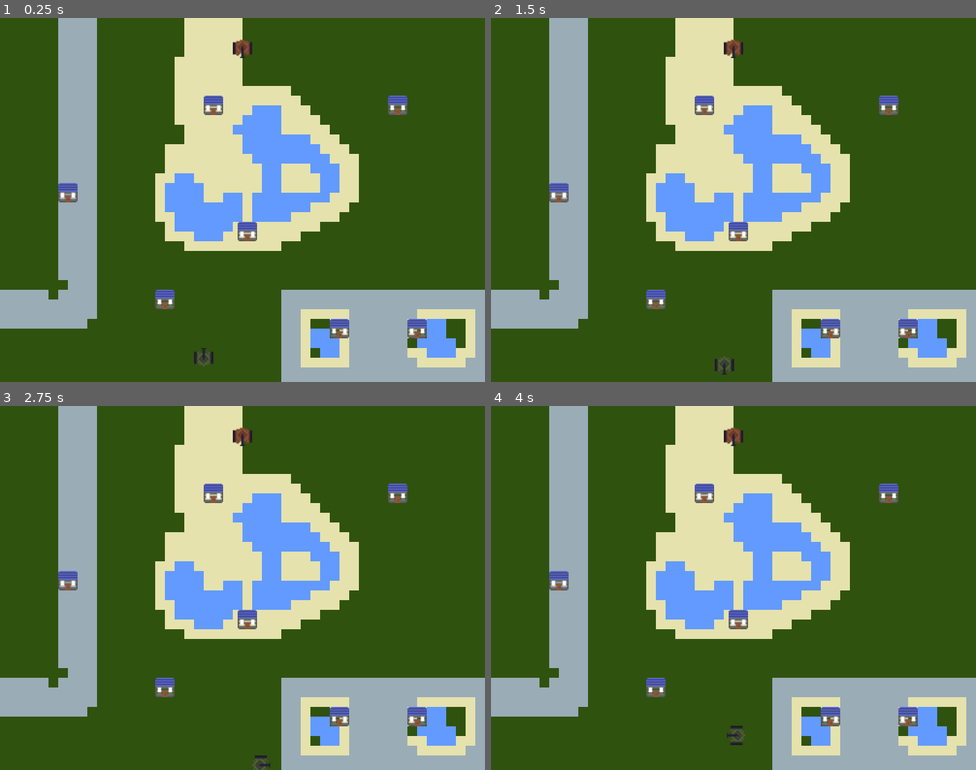
Above: before the commit, frames 1-4 (two rows, left to right).
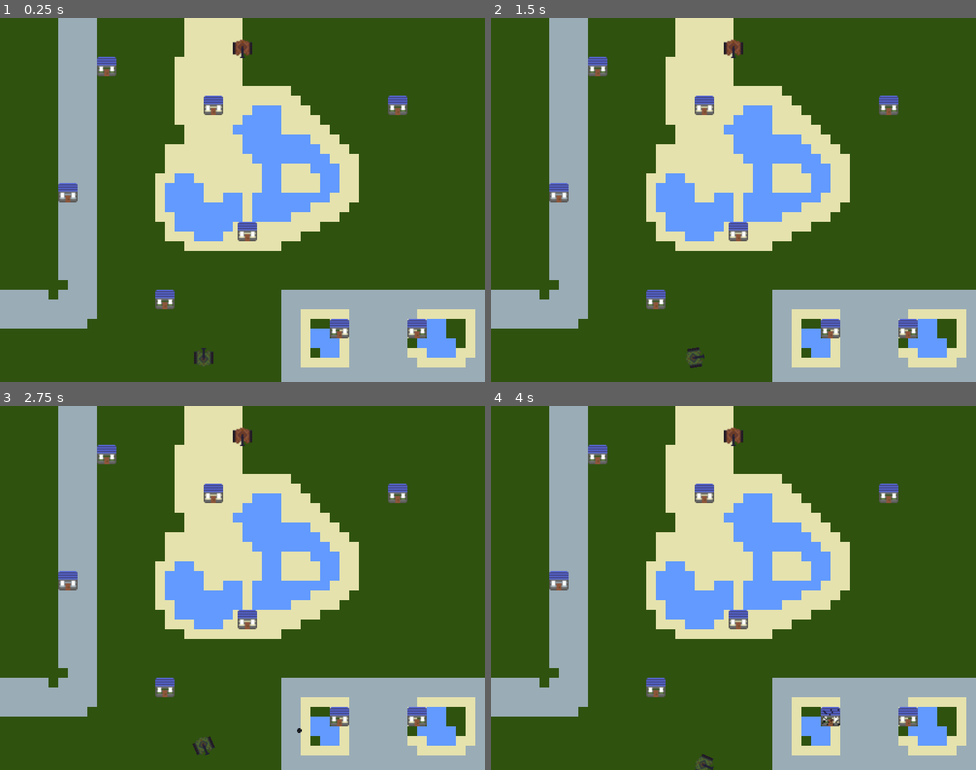
Above: after the commit, the same moments.

Repository: s3nd3r5/godot-tanks
Game: Godot game, scene res://Main.tscn
Same seed, same stepped clock (60 frames per second), same inputs: the game is played once before the commit and once after it.
Inputs:
- Up to frame 1 (0.25 s): no input
- Up to frame 2 (1.5 s): tap Enter at 0.5 s; hold Right (ui_right) 0.53-1.28 s; hold Down (ui_down) from 1.28 s (still down)
- Up to frame 3 (2.75 s): tap Space at 2 s; release Down (ui_down) at 2.03 s; hold Right (ui_right) from 2.03 s (still down)
- Up to frame 4 (4 s): release Right (ui_right) at 2.78 s; hold Up (ui_up) 2.78-3.53 s; hold Left (ui_left) from 3.53 s (still down)

The runs differ from the first frame. In frame 1, 0.2% of the frame differs, in the area x 20-24%, y 10-16%; in frame 2, 0.5%; in frame 3, 0.5%; in frame 4, 0.5%, in the area x 20-72%, y 10-100%.

Commit message:
Tank controls!

Diff:
--- a/Main.tscn
+++ b/Main.tscn
@@ -44,5 +44,8 @@
 
 [node name="House7" parent="." instance=ExtResource( 5 )]
 position = Vector2( 656, 144 )
+
+[node name="House8" parent="." instance=ExtResource( 5 )]
+position = Vector2( 176, 80 )
 [connection signal="dead" from="Enemy" to="." method="_on_Enemy_dead"]
 [connection signal="timeout" from="PlayerFireTimer" to="Player" method="_on_PlayerFireTimer_timeout"]
--- a/src/Main.gd
+++ b/src/Main.gd
@@ -19,20 +19,10 @@
 	ball.position = $Player.position
 
 	var y_offset = $Player.get_node("CollisionShape2D").shape.extents.y * 2
-	var x_offset = $Player.get_node("CollisionShape2D").shape.extents.x * 2
+	var vec_offset = Vector2(0, -y_offset).rotated($Player.rotation)
 
-	if $Player.is_facing($Player.Dirs.UP):
-		ball.move(0, -1)
-		ball.position.y -= y_offset
-	elif $Player.is_facing($Player.Dirs.DOWN):
-		ball.move(0, 1)
-		ball.position.y += y_offset
-	elif $Player.is_facing($Player.Dirs.LEFT):
-		ball.move(-1, 0)
-		ball.position.x -= x_offset
-	elif $Player.is_facing($Player.Dirs.RIGHT):
-		ball.move(1, 0)
-		ball.position.x += x_offset
+	ball.velocity = Vector2(0, -1).rotated($Player.rotation)
+	ball.position += vec_offset
 
 func _on_Enemy_hit():
 	pass
--- a/src/ball.gd
+++ b/src/ball.gd
@@ -4,9 +4,6 @@
 
 var velocity
 var screen_size
-
-func move(x, y):
-	velocity = Vector2(x, y)
 
 # Called when the node enters the scene tree for the first time.
 func _ready():
--- a/src/player.gd
+++ b/src/player.gd
@@ -6,44 +6,20 @@
 # Declare member variables here. Examples:
 export var speed = 4000
 
+const ROTATION = PI / 100
+const BASE_VEC = Vector2(0, -1)
+
 var screen_size
 var sprite_extents
-var face_dir
 var firing
 
-func is_facing(check_dir):
-	return face_dir == check_dir
+
+func normalize_rotation(rot):
+	return rot - (2 * PI) * floor((rot + PI) / (2 * PI))
 
 func turn(dir):
-	if is_facing(Dirs.LEFT):
-		if dir == Dirs.UP:
-			rotate(PI / 2)
-		elif dir == Dirs.DOWN:
-			rotate(PI / 2 * -1)
-		else:
-			rotate(PI)
-	elif is_facing(Dirs.RIGHT):
-		if dir == Dirs.UP:
-			rotate(PI / 2 * -1)
-		elif dir == Dirs.DOWN:
-			rotate(PI / 2)
-		else:
-			rotate(PI)
-	elif is_facing(Dirs.UP):
-		if dir == Dirs.LEFT:
-			rotate(PI / 2 * -1)
-		elif dir == Dirs.RIGHT:
-			rotate(PI / 2)
-		else:
-			rotate(PI)
-	elif is_facing(Dirs.DOWN):
-		if dir == Dirs.LEFT:
-			rotate(PI / 2)
-		elif dir == Dirs.RIGHT:
-			rotate(PI / 2 * -1)
-		else:
-			rotate(PI)
-	face_dir = dir
+	rotate(ROTATION * dir)
+	# rotation = normalize_rotation(rotation)
 
 # Called when the node enters the scene tree for the first time.
 func _ready():
@@ -51,48 +27,36 @@
 	sprite_extents = get_node("CollisionShape2D").shape.extents
 	# position.x = screen_size.x
 	# position.y = screen_size.y
-	face_dir = Dirs.UP
 	firing = false
 
 # Called every frame. 'delta' is the elapsed time since the previous frame.
 func _process(delta):
 	var velocity = Vector2()
-	var move_dir
 
 	if Input.is_action_pressed("ui_right"):
-		move_dir = Dirs.RIGHT
-		velocity.x += 1
+		turn(1)
 	elif Input.is_action_pressed("ui_left"):
-		move_dir = Dirs.LEFT
-		velocity.x -= 1
+		turn(-1)
 	elif Input.is_action_pressed("ui_up"):
-		move_dir = Dirs.UP
-		velocity.y -= 1
-	elif Input.is_action_pressed("ui_down"):
-		move_dir = Dirs.DOWN
-		velocity.y += 1
+		velocity = BASE_VEC.rotated(rotation)
 
 	if Input.is_action_pressed("ui_fire") && !firing:
 		emit_signal("fire")
 		firing = true
 
-	if move_dir == null:
-		$AnimatedSprite.stop()
-	elif !is_facing(move_dir):
-		turn(move_dir)
-		$AnimatedSprite.stop()
-	else: # move
+	if velocity.length() > 0:
 		velocity = velocity * speed
 		$AnimatedSprite.play()
+		move_and_slide(velocity * delta)
+		position.x = clamp(position.x,
+			sprite_extents.x,
+			screen_size.x - sprite_extents.x)
+		position.y = clamp(position.y,
+			sprite_extents.y,
+			screen_size.y - sprite_extents.y)
+	else:
+		$AnimatedSprite.stop()
 
-	move_and_slide(velocity * delta)
-
-	position.x = clamp(position.x,
-		sprite_extents.x,
-		screen_size.x - sprite_extents.x)
-	position.y = clamp(position.y,
-		sprite_extents.y,
-		screen_size.y - sprite_extents.y)
 
 func _on_PlayerFireTimer_timeout():
 	firing = false
